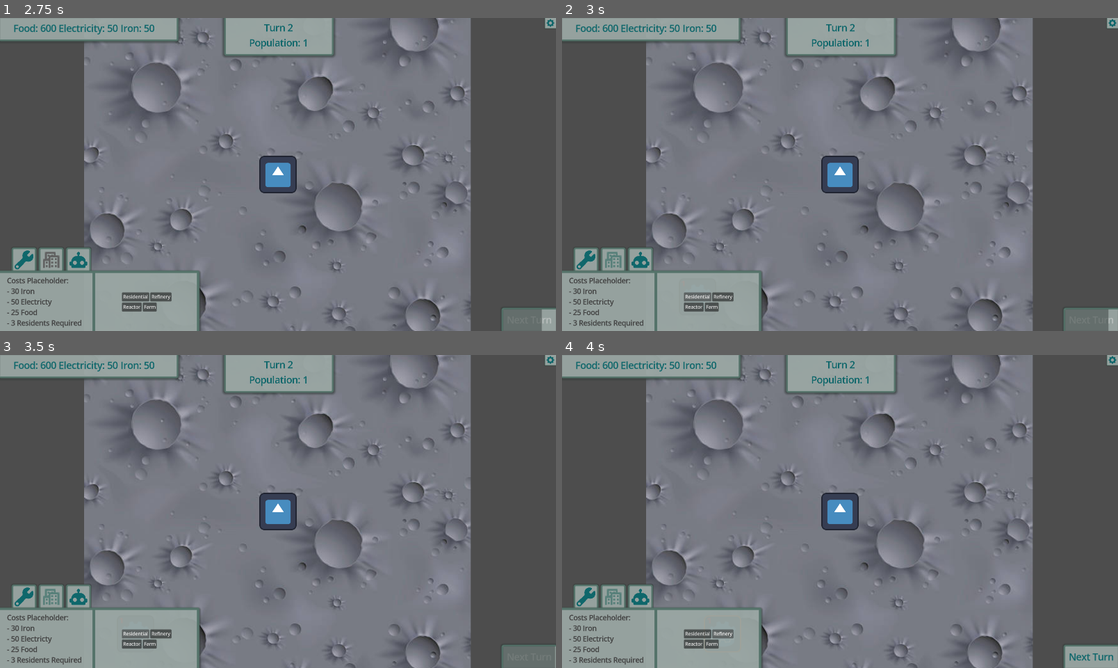
Above: before the commit, frames 1-4 (two rows, left to right).
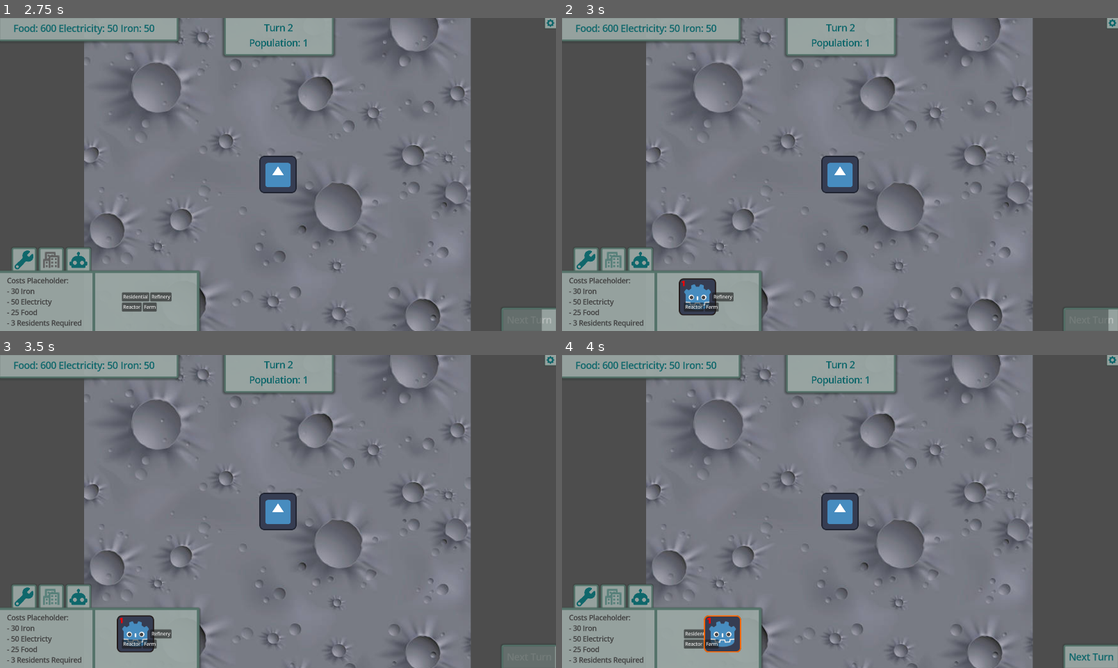
Above: after the commit, the same moments.

Repository: LunariumGame/Lunarium
Game: Godot game, scene res://scenes/world.tscn
Same seed, same stepped clock (60 frames per second), same inputs: the game is played once before the commit and once after it. The engine's default icon, where the game draws it, is replaced by a stand-in: a white triangle on a blue panel in a dark square.
Inputs (mouse positions are in pixels of both pictures, inside the frame that each line leads up to):
- Up to frame 1 (2.75 s): click "Next Turn" at 0.5 s; click (22, 259) at 1.25 s; click (50, 259) at 2 s
- Up to frame 2 (3 s): click "Residential" at 2.75 s
- Up to frame 3 (3.5 s): no input
- Up to frame 4 (4 s): click "Refinery" at 3.5 s

Frame 1 is identical in both runs. In frame 2, 0.8% of the frame differs, in the area x 21-28%, y 83-96%; in frame 3, 0.8%; in frame 4, 0.8%, in the area x 25-33%, y 83-96%.

Commit message:
BuildingCursor reparented to BuildingButton, but introduces placement offset for Building scene.

Diff:
--- a/scenes/ui_components/hud.tscn
+++ b/scenes/ui_components/hud.tscn
@@ -8,6 +8,7 @@
 [ext_resource type="Texture2D" uid="uid://dbxx8xh1go5g8" path="res://assets/sprites/wrench.png" id="4_2itkv"]
 [ext_resource type="Texture2D" uid="uid://mjkrxk6sjcvc" path="res://assets/sprites/building.png" id="5_fok22"]
 [ext_resource type="Texture2D" uid="uid://fqnxvku6ehk1" path="res://assets/sprites/icon_robot.png" id="6_5qewb"]
+[ext_resource type="Script" uid="uid://4lk24jcuaq6g" path="res://scripts/ui_components/building/active_button_tracker.gd" id="9_do4pv"]
 [ext_resource type="Script" uid="uid://b2eoxpgf2ve3o" path="res://scripts/ui_components/building/building_button.gd" id="9_jswg8"]
 
 [sub_resource type="StyleBoxFlat" id="StyleBoxFlat_ij283"]
@@ -485,6 +486,7 @@
 layout_mode = 2
 size_flags_horizontal = 6
 size_flags_vertical = 4
+script = ExtResource("9_do4pv")
 
 [node name="HBoxContainer" type="HBoxContainer" parent="MarginContainer/HUDUI/InspectorPanel/BuildingInspector/HBoxContainer/BuildingButtons"]
 layout_mode = 2
--- a/scripts/managers/building_manager.gd
+++ b/scripts/managers/building_manager.gd
@@ -1,13 +1,6 @@
-# thinking commented logic should actually be specific to Building Button
 class_name BuildingManager
 extends Node
 
 
 func _ready() -> void:
 	pass
-	#Signals.on_building_click.connect(populate_cursor_on_click)
-
-
-# when user clicks building UI, populates cursor with building texture
-#func populate_cursor_on_click(building_type: GameData.BuildingType) -> void:
-#	game_data.get_building_texture(building_type)
--- /dev/null
+++ b/scripts/ui_components/building/active_button_tracker.gd
@@ -0,0 +1,25 @@
+extends Node
+
+
+func _ready() -> void:
+	add_to_group("tracker")
+
+
+# only one active button at a time
+func button_activated(active_button: BuildingButton) -> void:
+	print("")
+	for button in get_tree().get_nodes_in_group("building_buttons"):
+		if button != active_button:
+			print("")
+			var node_to_free: BuildingCursor = (
+				button.get_node_or_null("building_instance")
+			)
+			print("valid cursor instance: ", button)
+			print("status of node to free: ", node_to_free)
+
+			if node_to_free and is_instance_valid(node_to_free):
+				print("freeing ", node_to_free, " from ", button)
+				node_to_free.queue_free()
+				button.building_instance = null
+			else:
+				push_warning(button, " did not have a node freed")
--- a/scripts/ui_components/building/building_button.gd
+++ b/scripts/ui_components/building/building_button.gd
@@ -1,25 +1,27 @@
-	# Currently, set up to populate l1 residence building.
-# create more build buttons for different buildings
-# this logic will be ported below BuildingManager button
-# 1) BuildingManager toggles GUI with 5 buttons for constructing buildings
-# 2) those 5 constructed buildings are what this script attaches to
+# On click of building button, populate BuildingCursor
 class_name BuildingButton
 extends Button
 
 const BUILDING_CURSOR = preload("res://scenes/ui_components/BuildingCursor.tscn")
 
-var building_instance = null
+var building_instance: BuildingCursor = null
 
 # BuildingType enum
 @export var building_type: GameData.BuildingType
 
 
 func _ready() -> void:
-	pressed.connect(populate_cursor_on_click)
+	add_to_group("building_buttons")
+	pressed.connect(_populate_cursor_on_click)
+	pressed.connect(_activate_cleanup)
 
 
+# let other building buttons know this button is active
+func _activate_cleanup():
+	get_tree().call_group("tracker", "button_activated", self)
+
 # create a child of cursor that is a preview of the building clicked. follows cursor
-func populate_cursor_on_click() -> void:
+func _populate_cursor_on_click() -> void:
 	var preview_texture: Texture2D = game_data.get_building_texture(building_type)
 
 	if not preview_texture:
@@ -28,7 +30,7 @@
 	building_instance = BUILDING_CURSOR.instantiate()
 	building_instance.texture = preview_texture
 
-	get_tree().current_scene.add_child(building_instance)
+	add_child(building_instance)
 
 	# set building type for world instantiation
 	building_instance.initialize_building(building_type)
Not shown: 1 places in scenes/ui_components/hud.tscn that only renumber resources
Not shown, added: scripts/ui_components/building/active_button_tracker.gd.uid
